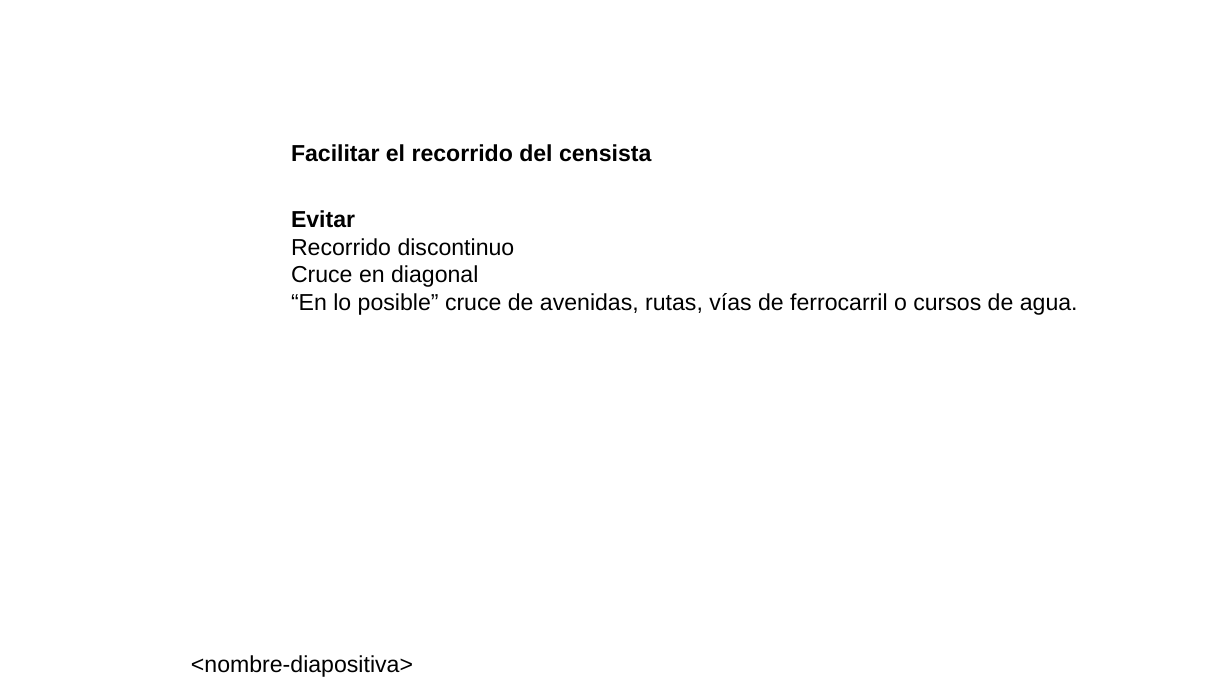
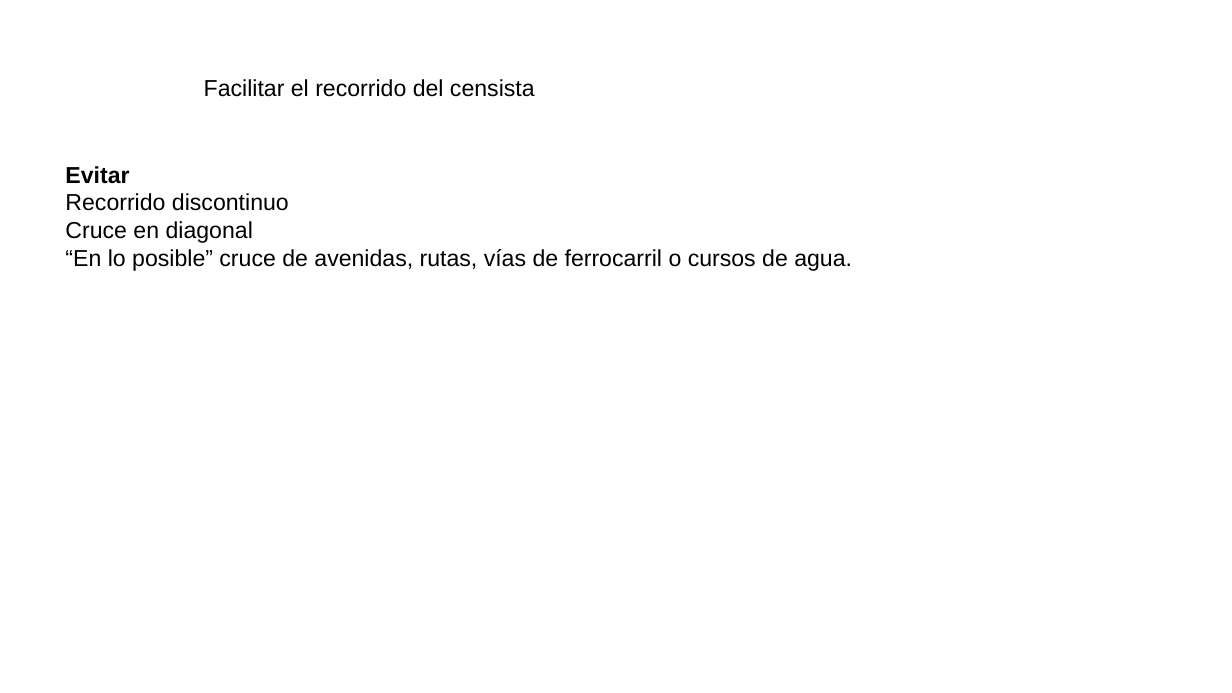
Before and after one commit to neptuso/Charlas, a slide deck: slide 6 of IDERA/segmentos.censo2022.pptx (slide 7 before the commit). Drawn at 1232x693 pixels with LibreOffice and Linux fonts; fonts in the diff are those of the drawing; background and template pictures are left out. Boxes give left, top, right and bottom in pixels: in the first picture for what was removed or moved away, otherwise in the second. Text is boxed around its words. In the diff, an @@ line names an element or a change of style, - is before the commit and + after.

```diff
--- a/IDERA/segmentos.censo2022.pptx
+++ b/IDERA/segmentos.censo2022.pptx
@@ title added at (204, 79, 535, 97), 18 pt, text #000000 @@
+Facilitar el recorrido del censista
@@ text at (291, 144, 651, 162): paragraph removed @@
-Facilitar el recorrido del censista
@@ text "Evitar": place and size @@
-text "Evitar" at (291, 144, 1078, 315)
+text "Evitar" at (65, 166, 852, 271)
@@ text removed at (191, 655, 413, 677) @@
-<nombre-diapositiva>
```
Also in this commit, not shown: 25 other slides changed, 1 slide added, 2 slides removed, 2 other files.
